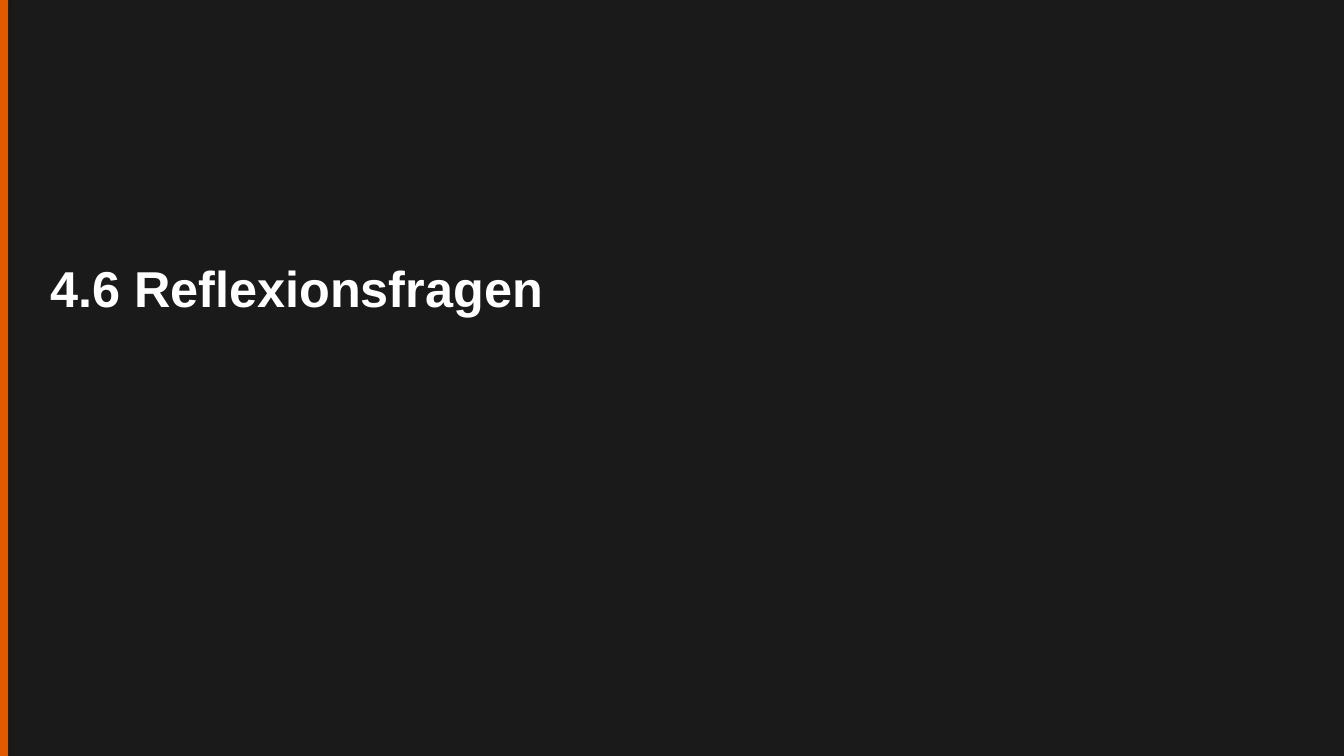
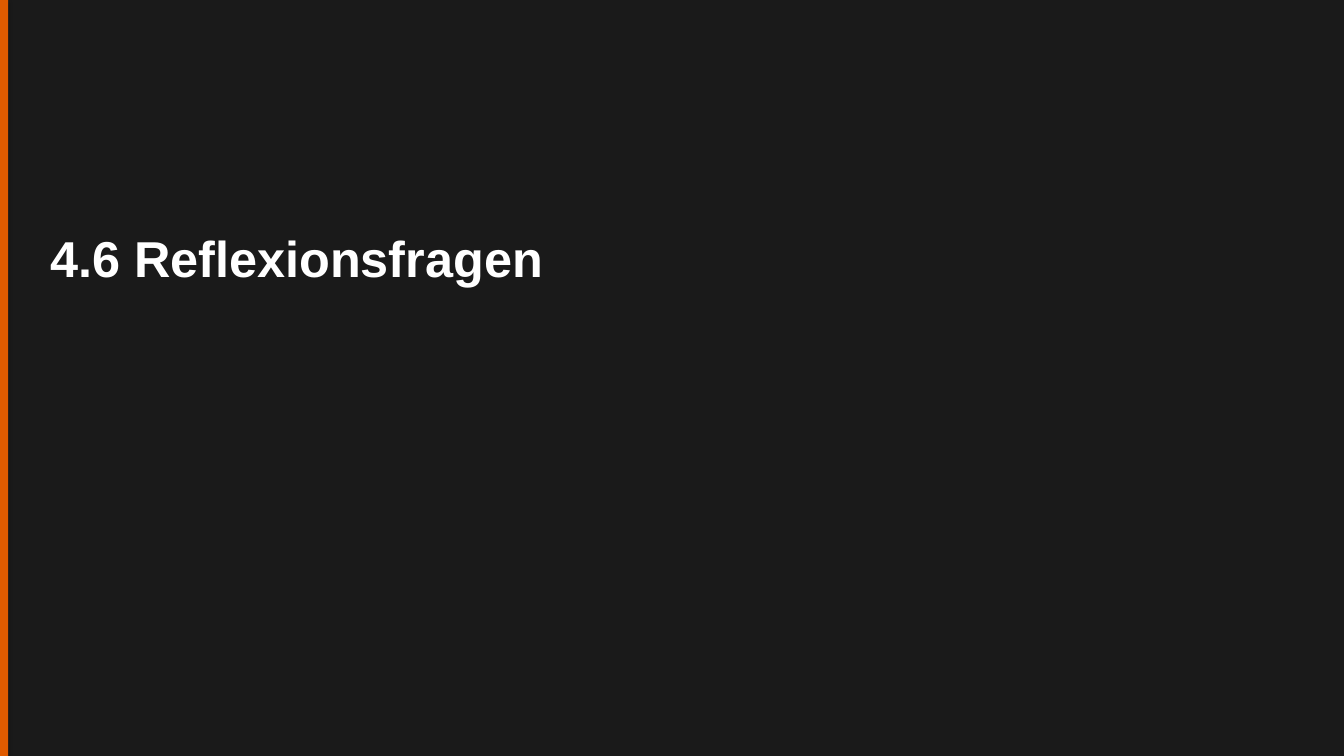
Before and after one commit to ck5rqc47pr-byte/firmenkundenakademie-online, a slide deck: slide 24 of public/downloads/praesentation/M07.pptx (slide 16 before the commit). Drawn at 1344x756 pixels with LibreOffice and Linux fonts; fonts in the diff are those of the drawing. Boxes give left, top, right and bottom in pixels: in the first picture for what was removed or moved away, otherwise in the second. Text is boxed around its words. In the diff, an @@ line names an element or a change of style, - is before the commit and + after.

```diff
--- a/public/downloads/praesentation/M07.pptx
+++ b/public/downloads/praesentation/M07.pptx
@@ text "4.6 Reflexionsfragen": place and size @@
-text "4.6 Reflexionsfragen" at [50,270,543,317]
+text "4.6 Reflexionsfragen" at [50,240,543,286]
```
Also in this commit, not shown: 7 other slides changed, 18 slides added, 11 slides removed, 23 other files.
